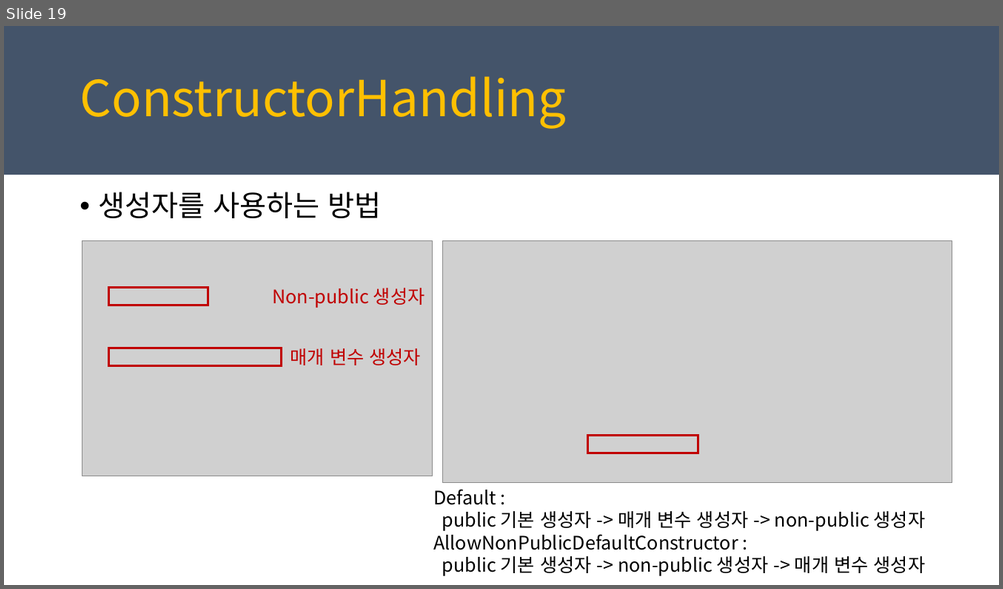
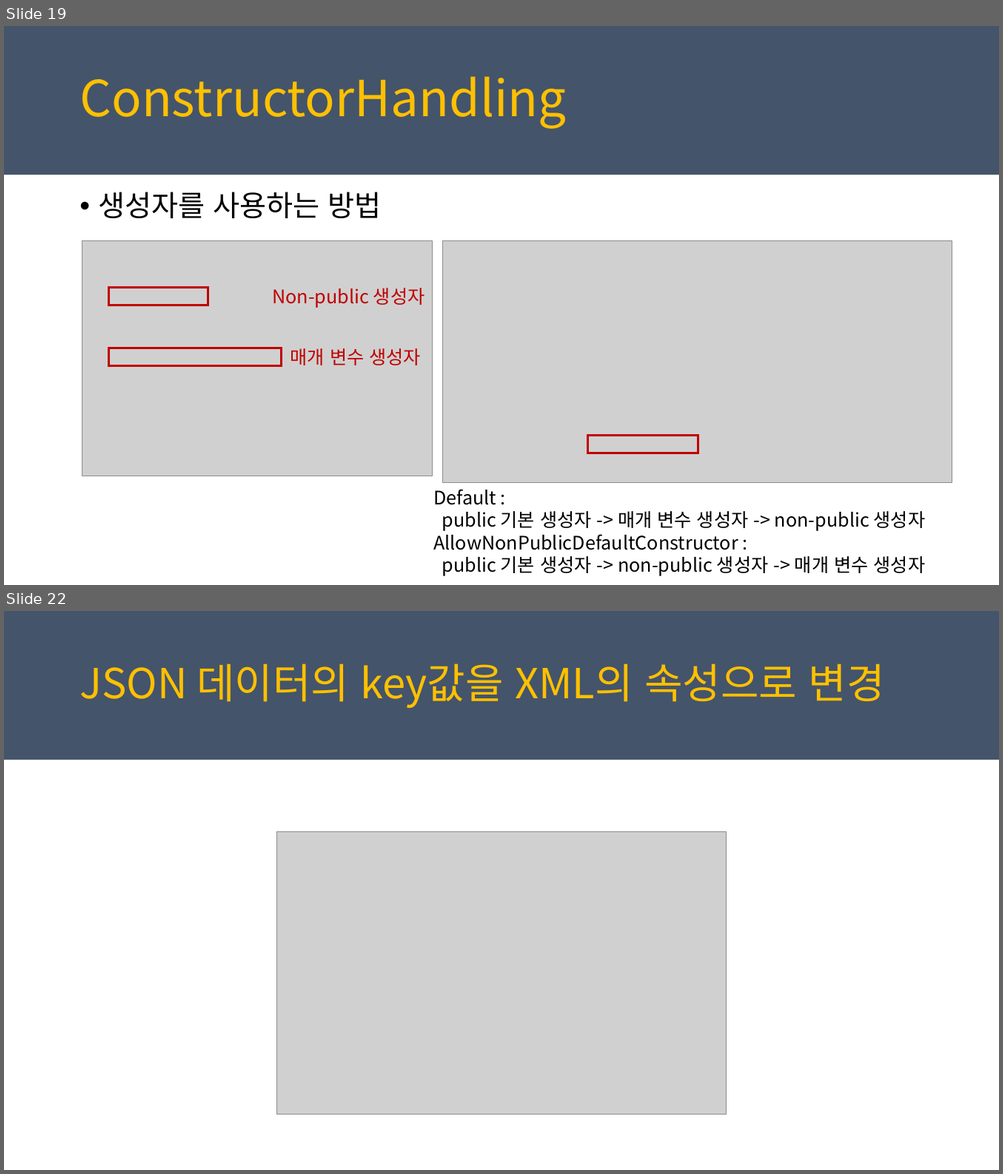
Before and after one commit to juniair/Summary-PPT, a slide deck: Json.NET_(수정자_유정).pptx. Shown one above the other, each under a label of ours: slide 19 before the commit, slides 19 and 22 after it; the slides between them are not shown. The pictures are 1003x589 and 1003x1174 pixels, drawn with LibreOffice and Linux fonts; fonts in the diff are those of the drawing; grey boxes stand for pictures. Boxes give left, top, right and bottom in pixels: in the first picture for what was removed or moved away, otherwise in the second. Text is boxed around its words. In the diff, an @@ line names an element or a change of style, - is before the commit and + after.

```diff
--- a/Json.NET_(수정자_유정).pptx
+++ b/Json.NET_(수정자_유정).pptx
@@ slide 22 added at [4,611,999,1170], background #FFFFFF; not listed: 1 template element that a slide beside it also shows @@
@@ text added at [79,664,885,708], 40 pt, text #FFC000 @@
+JSON 데이터의 key값을 XML의 속성으로 변경
@@ picture added at [277,832,726,1115] @@
```
Also in this commit, not shown: 2 other slides added, 2 other files.
